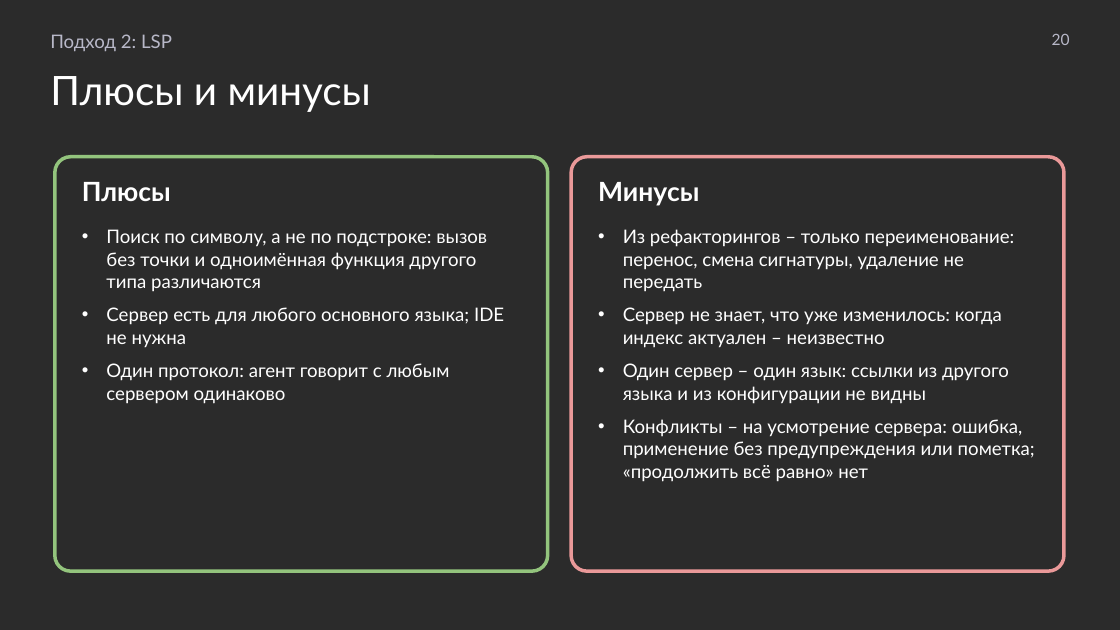
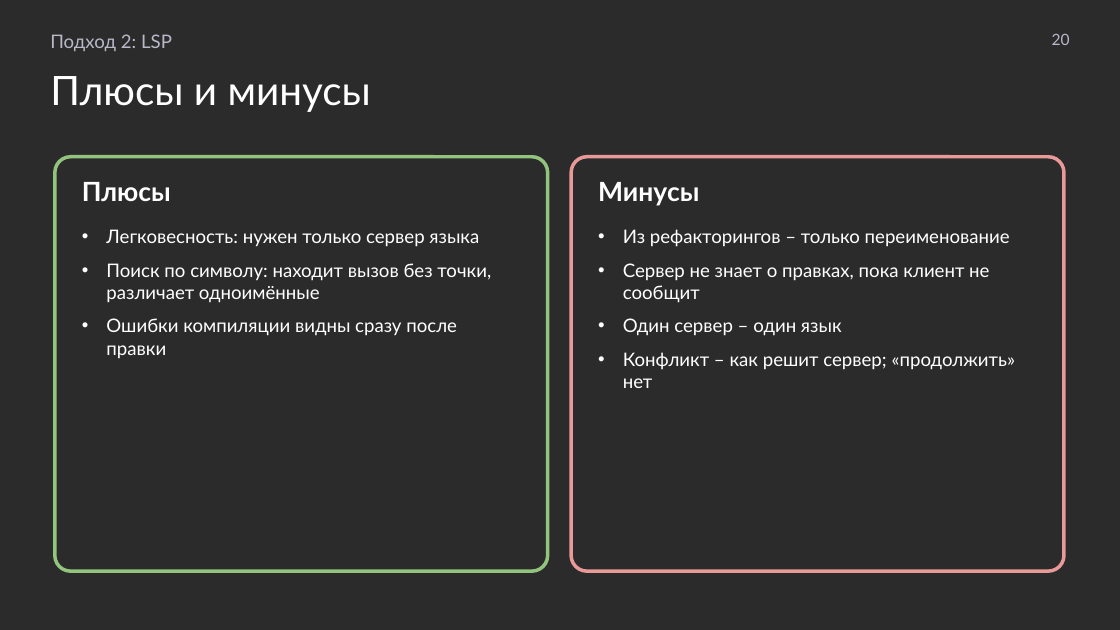
Before and after one commit to MchKosticyn/ide-refactoring-in-ai-agents, a slide deck: slide 20 of Доклад_ Рефакторинг в ИИ-агентах.pptx. Drawn at 1120x630 pixels with LibreOffice and Linux fonts; fonts in the diff are those of the drawing; background and template pictures are left out; a plain dark background stands for a picture behind light text. Boxes give left, top, right and bottom in pixels: in the first picture for what was removed or moved away, otherwise in the second. Text is boxed around its words. In the diff, an @@ line names an element or a change of style, - is before the commit and + after.

```diff
--- a/Доклад_ Рефакторинг в ИИ-агентах.pptx
+++ b/Доклад_ Рефакторинг в ИИ-агентах.pptx
@@ text in rounded rectangle at <box>106,229,491,358</box>: text changed @@
-• Поиск по символу, а не по подстроке: вызов без точки и одноимённая функция другого типа различаются
-• Сервер есть для любого основного языка; IDE не нужна
-• Один протокол: агент говорит с любым сервером одинаково
+• Легковесность: нужен только сервер языка
+• Поиск по символу: находит вызов без точки, различает одноимённые
+• Ошибки компиляции видны сразу после правки
@@ text in rounded rectangle at <box>623,229,1015,388</box>: text changed @@
-• Из рефакторингов – только переименование: перенос, смена сигнатуры, удаление не передать
-• Сервер не знает, что уже изменилось: когда индекс актуален – неизвестно
-• Один сервер – один язык: ссылки из другого языка и из конфигурации не видны
-• Конфликты – на усмотрение сервера: ошибка, применение без предупреждения или пометка; «продолжить всё равно» нет
+• Из рефакторингов – только переименование
+• Сервер не знает о правках, пока клиент не сообщит
+• Один сервер – один язык
+• Конфликт – как решит сервер; «продолжить» нет
```
Also in this commit, not shown: 3 other slides changed, 1 slide added, 1 slide removed, 1 other file.
